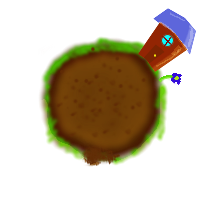
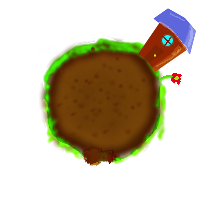
Before/after of a 200px x 200px layered artwork. What changed in the layer stack:
painted on "bush/flower" over (x1=171, y1=73, x2=182, y2=85)
painted on "planet" over (x1=40, y1=36, x2=169, y2=167)
